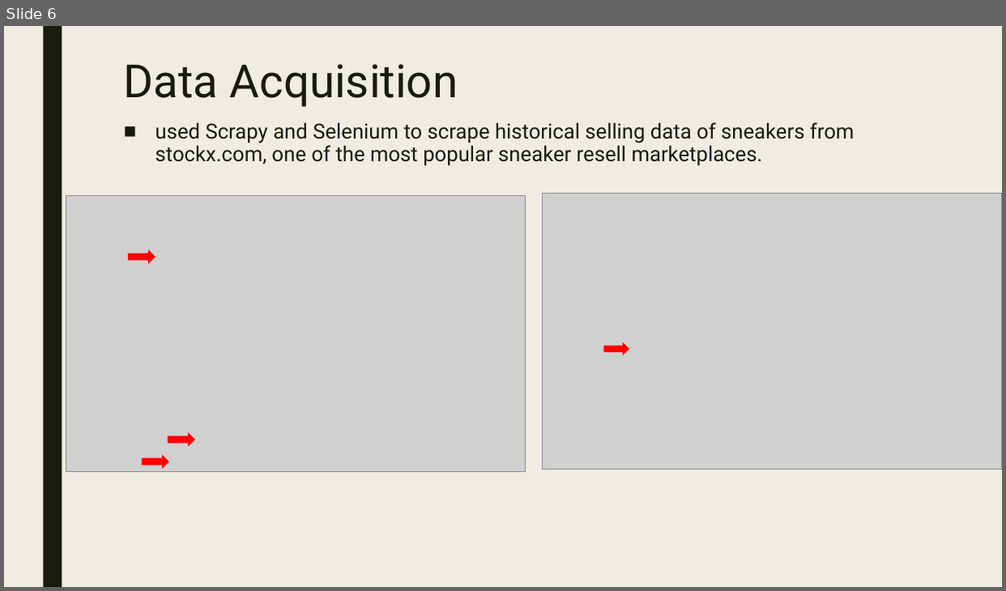
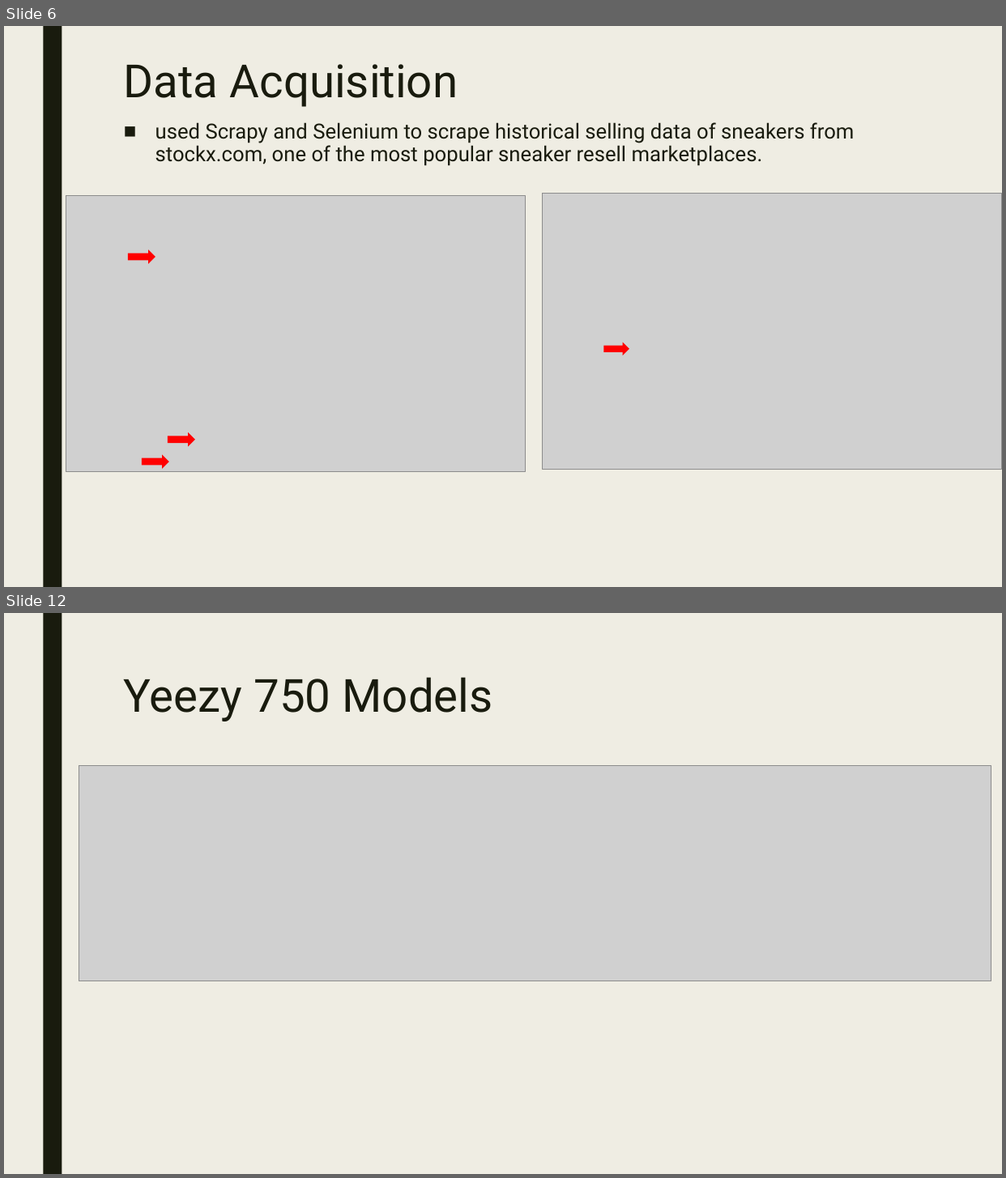
Before and after one commit to joshyoon/SneakerResellData, a slide deck: YeezyData.pptx. Shown one above the other, each under a label of ours: slide 6 before the commit, slides 6 and 12 after it; the slides between them are not shown. The pictures are 1006x591 and 1006x1178 pixels, drawn with LibreOffice and Linux fonts; fonts in the diff are those of the drawing; grey boxes stand for pictures. Boxes give left, top, right and bottom in pixels: in the first picture for what was removed or moved away, otherwise in the second. Text is boxed around its words. In the diff, an @@ line names an element or a change of style, - is before the commit and + after.

```diff
--- a/YeezyData.pptx
+++ b/YeezyData.pptx
@@ slide 12 added at bbox=[4, 613, 1002, 1174], background #EFEDE3; not listed: 1 template element that a slide beside it also shows @@
@@ title added at bbox=[124, 677, 493, 722], 44 pt, text #191B0E @@
+Yeezy 750 Models
@@ picture added at bbox=[79, 766, 991, 982] @@
```
Also in this commit, not shown: 2 slides changed, 12 other slides added, 1 slide removed, 1 other file.
